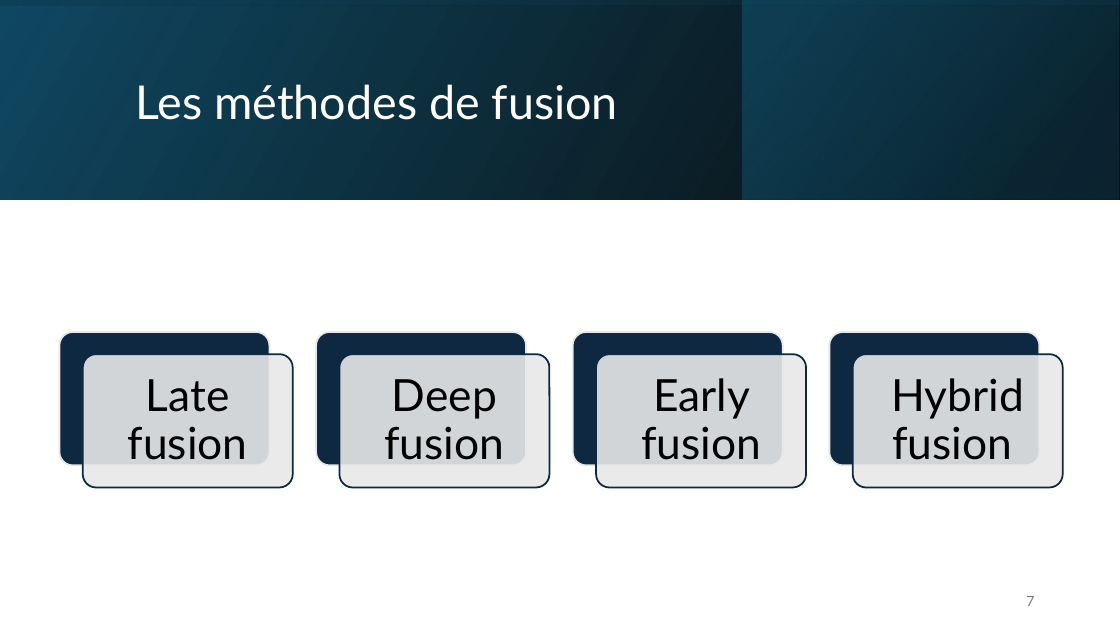
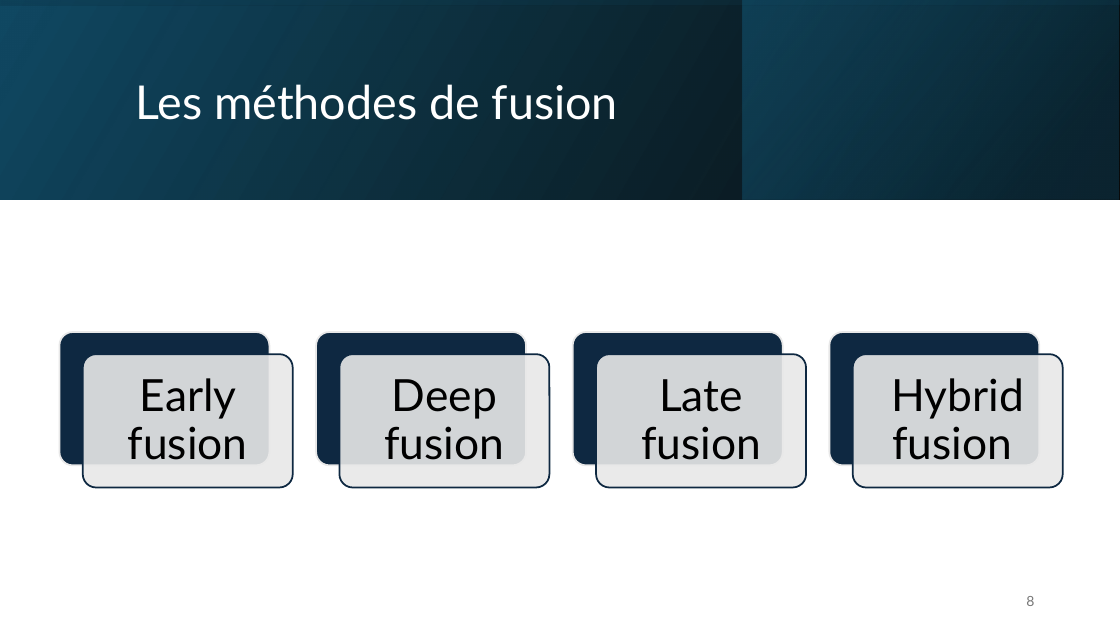
Before and after one commit to IzowRM/Stage-Cetic, a slide deck: slide 8 of Doc Slide/Presentation_du_27_01.pptx (slide 7 before the commit). Drawn at 1120x630 pixels with LibreOffice and Linux fonts; fonts in the diff are those of the drawing. Boxes give left, top, right and bottom in pixels: in the first picture for what was removed or moved away, otherwise in the second. Text is boxed around its words. In the diff, an @@ line names an element or a change of style, - is before the commit and + after.

```diff
--- a/Doc Slide/Presentation_du_27_01.pptx
+++ b/Doc Slide/Presentation_du_27_01.pptx
@@ text "Early fusion": place and size @@
-text "Early fusion" at <box>641,378,761,460</box>
+text "Early fusion" at <box>128,378,248,460</box>
@@ text "Late fusion": place and size @@
-text "Late fusion" at <box>128,379,248,460</box>
+text "Late fusion" at <box>641,379,761,460</box>
@@ page number at <box>1026,596,1034,606</box>: text changed @@
-7
+8
```
Also in this commit, not shown: 9 other slides changed, 8 slides added, 6 slides removed, 3 other files.
